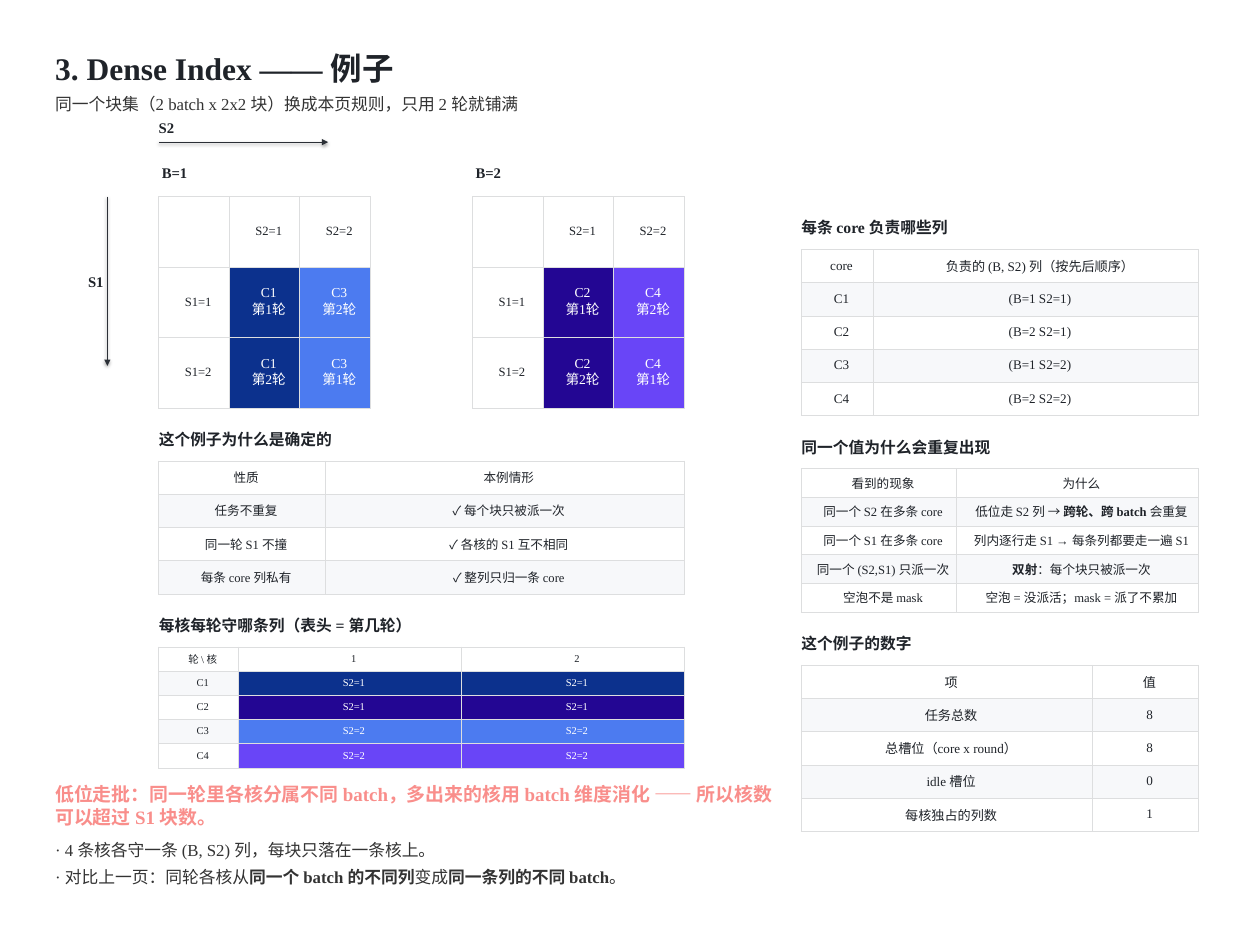
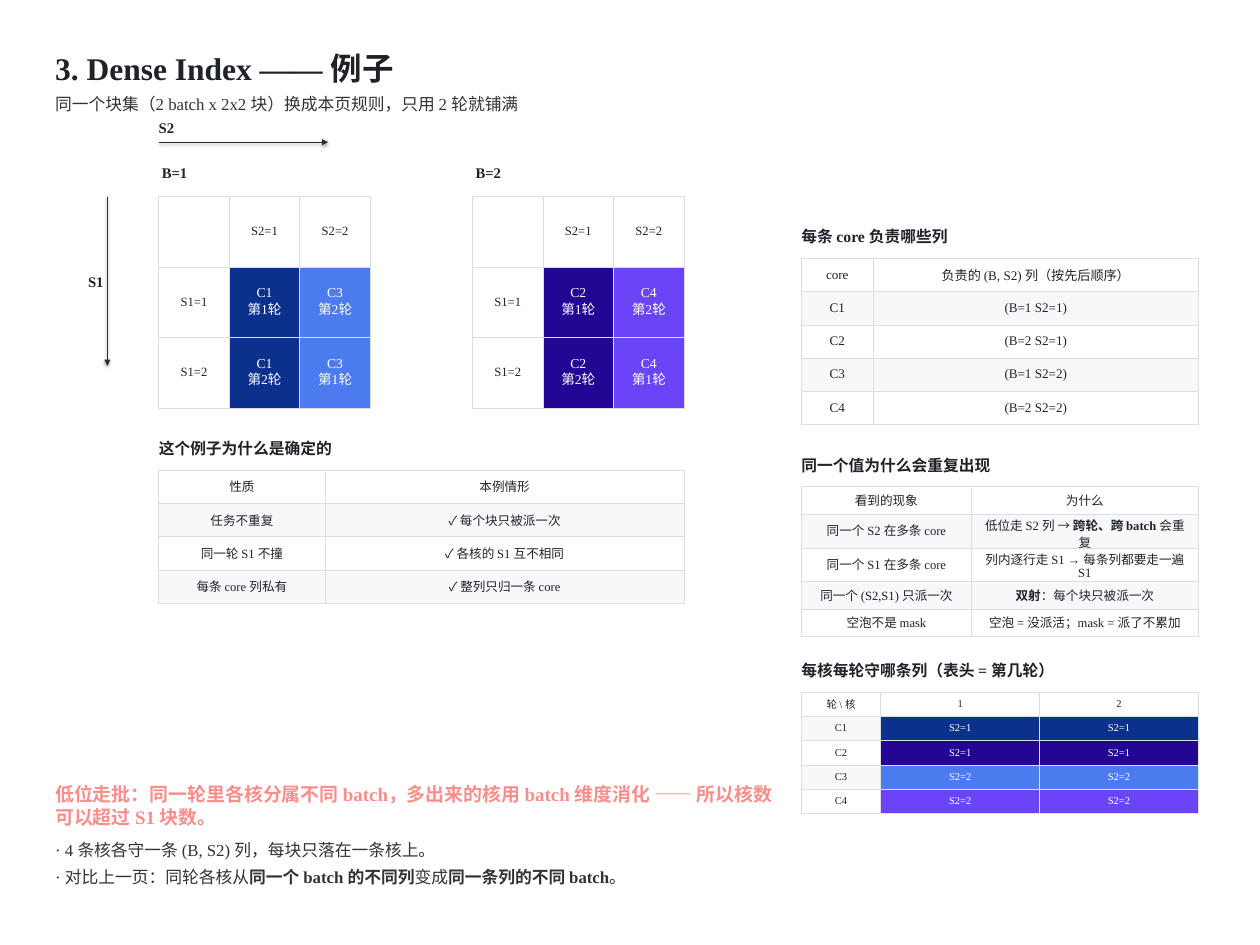
Before and after one commit to guomc9/SeeTen, a slide deck: slide 6 of cases/flash-attention-det-accum/out/v4-index-schedules.pptx. Drawn at 1260x945 pixels with LibreOffice and Linux fonts; fonts in the diff are those of the drawing. Boxes give left, top, right and bottom in pixels: in the first picture for what was removed or moved away, otherwise in the second. Text is boxed around its words. In the diff, an @@ line names an element or a change of style, - is before the commit and + after.

```diff
--- a/cases/flash-attention-det-accum/out/v4-index-schedules.pptx
+++ b/cases/flash-attention-det-accum/out/v4-index-schedules.pptx
@@ table: place and size @@
-table at [159,197,370,763]
+table at [159,197,370,563]
@@ table: place and size @@
-table at [472,197,683,738]
+table at [472,197,683,408]
@@ 2 texts, 2 tables: place and size @@
-2 texts, 2 tables at [159,219,1198,594]
+2 texts, 2 tables at [159,228,1198,603]
@@ text "同一个值为什么会重复出现": place and size @@
-text "同一个值为什么会重复出现" at [801,439,990,455]
+text "同一个值为什么会重复出现" at [801,457,990,473]
@@ table: place and size @@
-table at [801,469,1198,612]
+table at [801,487,1198,633]
@@ text "每核每轮守哪条列（表头 = 第几轮）": place and size @@
-text "每核每轮守哪条列（表头 = 第几轮）" at [159,617,412,633]
+text "每核每轮守哪条列（表头 = 第几轮）" at [801,662,1054,678]
@@ text removed at [801,635,911,651] @@
-这个例子的数字
@@ table removed at [801,665,1198,831], 5 rows, 2 columns @@
-项 | 值
-任务总数 | 8
-总槽位（core x round） | 8
-idle 槽位 | 0
-每核独占的列数 | 1
@@ table: place and size @@
-table at [159,647,684,768]
+table at [801,692,1198,813]
```
Also in this commit, not shown: 17 other slides changed, 5 other files.
